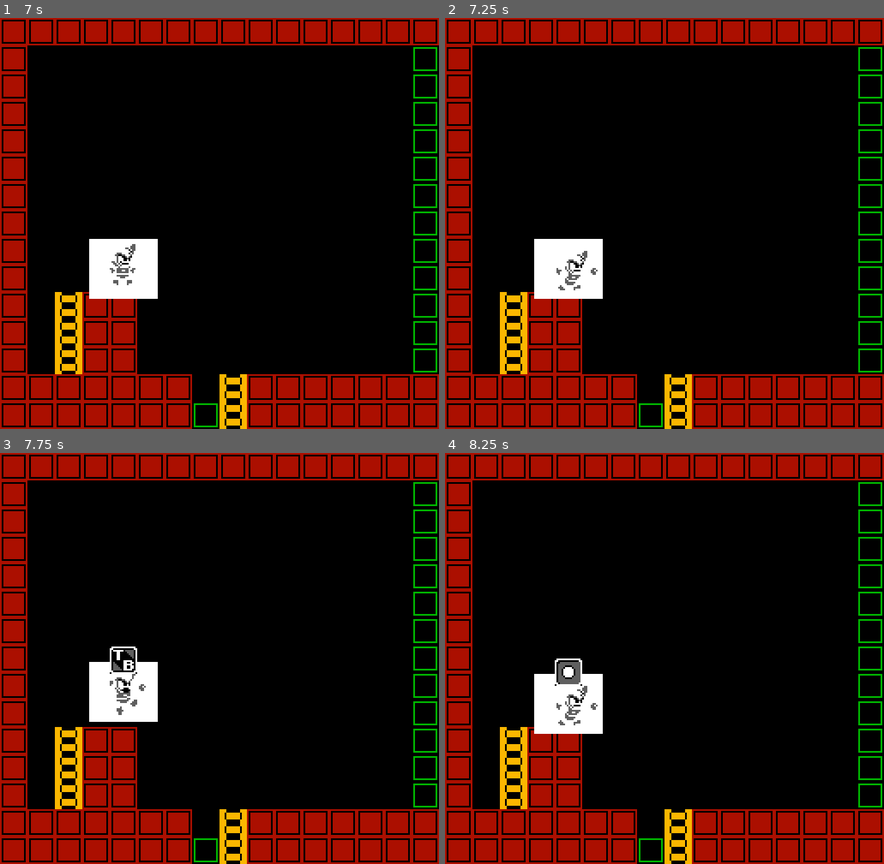
Above: before the commit, frames 1-4 (two rows, left to right).
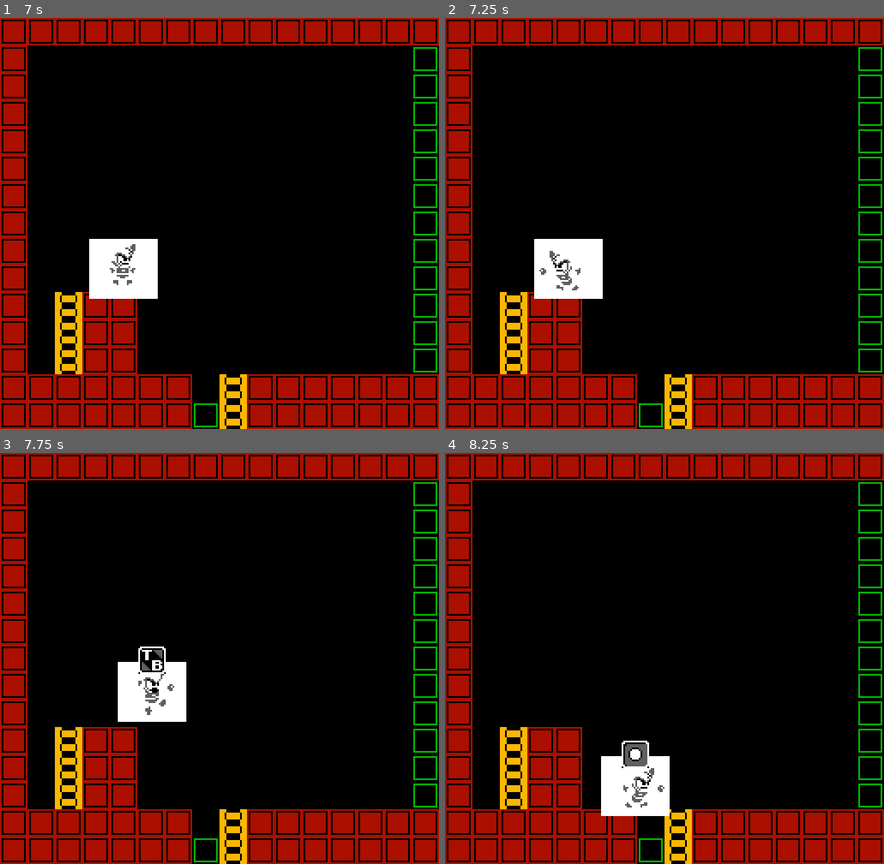
Above: after the commit, the same moments.

Repository: SyntaxPartnership/mega-man-chronicles
Game: Godot game, scene res://scenes/disclaimer.tscn
Same seed, same stepped clock (60 frames per second), same inputs: the game is played once before the commit and once after it.
Inputs:
- Up to frame 1 (7 s): tap Enter (start) at 0.5, 2, 2.75, 3.5, 4.25, 4.35, 5 s; hold / (dash) 0.53-1.28 s; hold Right (right, bound only after the commit) 0.53-2.03 s; tap . (jump) at 0.77, 1.52, 3.02, 3.77, 4.52, 6.02, 6.77 s; tap , (fire) at 1.35 s; hold Left (left, bound only after the commit) 2.03-2.78 s; tap ' (next) at 2.1 s; hold Right (right, bound only after the commit) 2.78-4.28 s; tap , (prev) at 2.85 s; tap Shift (select) at 3.6 s; hold Left (left, bound only after the commit) 4.28-5.03 s; hold Right (right, bound only after the commit) 5.03-5.78 s; hold Space 5.03-5.78 s; hold Left (left, bound only after the commit) from 5.78 s (still down); tap / (dash) at 5.85 s; hold , (fire) from 6.53 s (still down)
- Up to frame 2 (7.25 s): keep holding Left (left, bound only after the commit); keep holding , (fire)
- Up to frame 3 (7.75 s): release Left (left, bound only after the commit) at 7.28 s; release , (fire) at 7.28 s; hold Right (right, bound only after the commit) from 7.28 s (still down); tap ' (next) at 7.35 s; tap . (jump) at 7.52 s
- Up to frame 4 (8.25 s): keep holding Right (right, bound only after the commit); tap , (prev) at 8.1 s

Frame 1 is identical in both runs. In frame 2, 0.3% of the frame differs, in the area x 21-35%, y 56-67%; in frame 3, 2.5%; in frame 4, 4.8%, in the area x 20-52%, y 50-89%.

Commit message:
Loading Data

Diff:
--- a/project.godot
+++ b/project.godot
@@ -94,30 +94,26 @@
 }
 up={
 "deadzone": 0.5,
-"events": [ Object(InputEventKey,"resource_local_to_scene":false,"resource_name":"","device":0,"alt":false,"shift":false,"control":false,"meta":false,"command":false,"pressed":false,"scancode":87,"unicode":0,"echo":false,"script":null)
+"events": [ Object(InputEventKey,"resource_local_to_scene":false,"resource_name":"","device":0,"alt":false,"shift":false,"control":false,"meta":false,"command":false,"pressed":false,"scancode":16777232,"unicode":0,"echo":false,"script":null)
 , Object(InputEventJoypadButton,"resource_local_to_scene":false,"resource_name":"","device":0,"button_index":12,"pressure":0.0,"pressed":false,"script":null)
-, Object(InputEventJoypadMotion,"resource_local_to_scene":false,"resource_name":"","device":0,"axis":1,"axis_value":-1.0,"script":null)
  ]
 }
 down={
 "deadzone": 0.5,
-"events": [ Object(InputEventKey,"resource_local_to_scene":false,"resource_name":"","device":0,"alt":false,"shift":false,"control":false,"meta":false,"command":false,"pressed":false,"scancode":83,"unicode":0,"echo":false,"script":null)
+"events": [ Object(InputEventKey,"resource_local_to_scene":false,"resource_name":"","device":0,"alt":false,"shift":false,"control":false,"meta":false,"command":false,"pressed":false,"scancode":16777234,"unicode":0,"echo":false,"script":null)
 , Object(InputEventJoypadButton,"resource_local_to_scene":false,"resource_name":"","device":0,"button_index":13,"pressure":0.0,"pressed":false,"script":null)
-, Object(InputEventJoypadMotion,"resource_local_to_scene":false,"resource_name":"","device":0,"axis":1,"axis_value":1.0,"script":null)
  ]
 }
 left={
 "deadzone": 0.5,
-"events": [ Object(InputEventKey,"resource_local_to_scene":false,"resource_name":"","device":0,"alt":false,"shift":false,"control":false,"meta":false,"command":false,"pressed":false,"scancode":65,"unicode":0,"echo":false,"script":null)
+"events": [ Object(InputEventKey,"resource_local_to_scene":false,"resource_name":"","device":0,"alt":false,"shift":false,"control":false,"meta":false,"command":false,"pressed":false,"scancode":16777231,"unicode":0,"echo":false,"script":null)
 , Object(InputEventJoypadButton,"resource_local_to_scene":false,"resource_name":"","device":0,"button_index":14,"pressure":0.0,"pressed":false,"script":null)
-, Object(InputEventJoypadMotion,"resource_local_to_scene":false,"resource_name":"","device":0,"axis":0,"axis_value":-1.0,"script":null)
  ]
 }
 right={
 "deadzone": 0.5,
-"events": [ Object(InputEventKey,"resource_local_to_scene":false,"resource_name":"","device":0,"alt":false,"shift":false,"control":false,"meta":false,"command":false,"pressed":false,"scancode":68,"unicode":0,"echo":false,"script":null)
+"events": [ Object(InputEventKey,"resource_local_to_scene":false,"resource_name":"","device":0,"alt":false,"shift":false,"control":false,"meta":false,"command":false,"pressed":false,"scancode":16777233,"unicode":0,"echo":false,"script":null)
 , Object(InputEventJoypadButton,"resource_local_to_scene":false,"resource_name":"","device":0,"button_index":15,"pressure":0.0,"pressed":false,"script":null)
-, Object(InputEventJoypadMotion,"resource_local_to_scene":false,"resource_name":"","device":0,"axis":0,"axis_value":1.0,"script":null)
  ]
 }
 jump={
--- a/scripts/disclaimer.gd
+++ b/scripts/disclaimer.gd
@@ -29,6 +29,19 @@
 		config.set_value('options', 'quick_swap', global.quick_swap)
 		#Save initial config file.
 		config.save(CONFIG_FILE)
+	else: #Successful load. Set values.
+		#Set keyboard controls.
+		for action_name in config.get_section_keys('k_input'):
+			var keyboard = OS.find_scancode_from_string(config.get_value('k_input', action_name))
+			var event = InputEventKey.new()
+			event.scancode = keyboard
+			for old_event in InputMap.get_action_list(action_name):
+				if old_event is InputEventKey:
+					InputMap.action_erase_event(action_name, old_event)
+			InputMap.action_add_event(action_name, event)
+			var get_list = InputMap.get_action_list(action_name)
+			print(OS.get_scancode_string(get_list[1].scancode))
+
 
 # warning-ignore:unused_argument
 func _process(delta):
